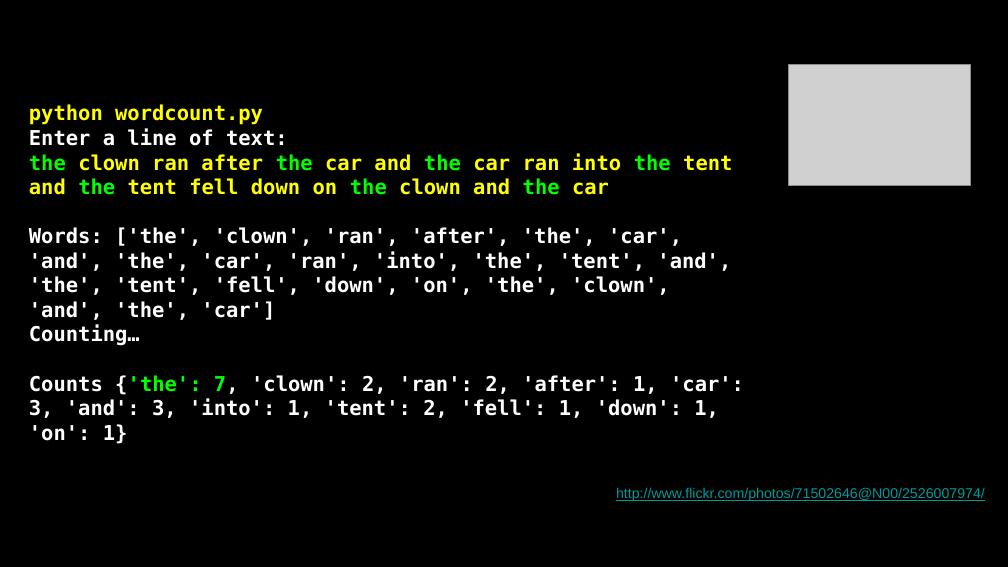
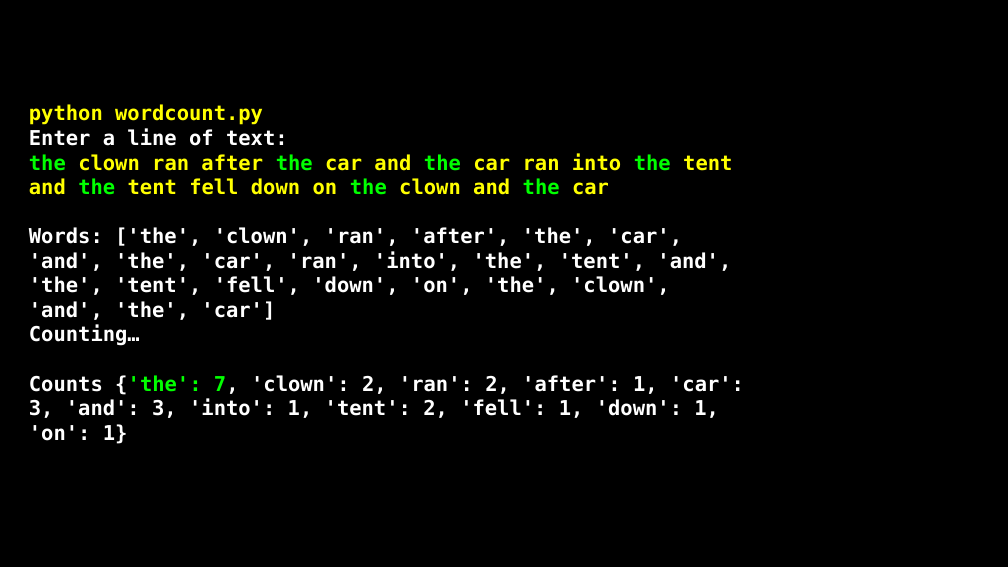
Before and after one commit to csev/py4e, a slide deck: slide 23 of lectures3/Pythonlearn-09-Dictionaries.pptx. Drawn at 1008x567 pixels with LibreOffice and Linux fonts; fonts in the diff are those of the drawing; grey boxes stand for pictures. Boxes give left, top, right and bottom in pixels: in the first picture for what was removed or moved away, otherwise in the second. Text is boxed around its words. In the diff, an @@ line names an element or a change of style, - is before the commit and + after.

```diff
--- a/lectures3/Pythonlearn-09-Dictionaries.pptx
+++ b/lectures3/Pythonlearn-09-Dictionaries.pptx
@@ picture removed at [788,65,969,185] @@
@@ text removed at [616,488,985,501] @@
-http://www.flickr.com/photos/71502646@N00/2526007974/
```
Also in this commit, not shown: 1 other slide changed, 2 other files.
